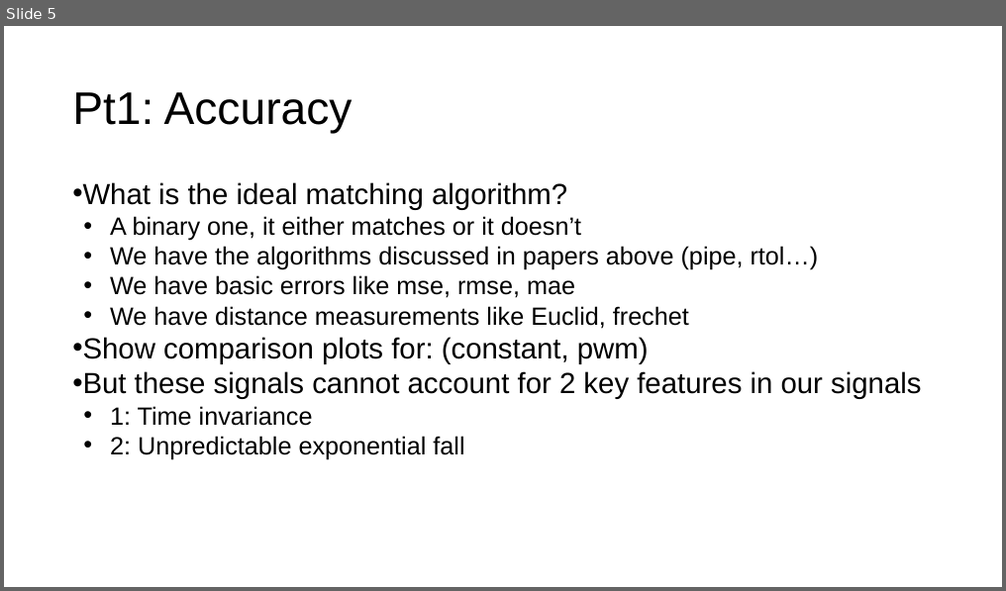
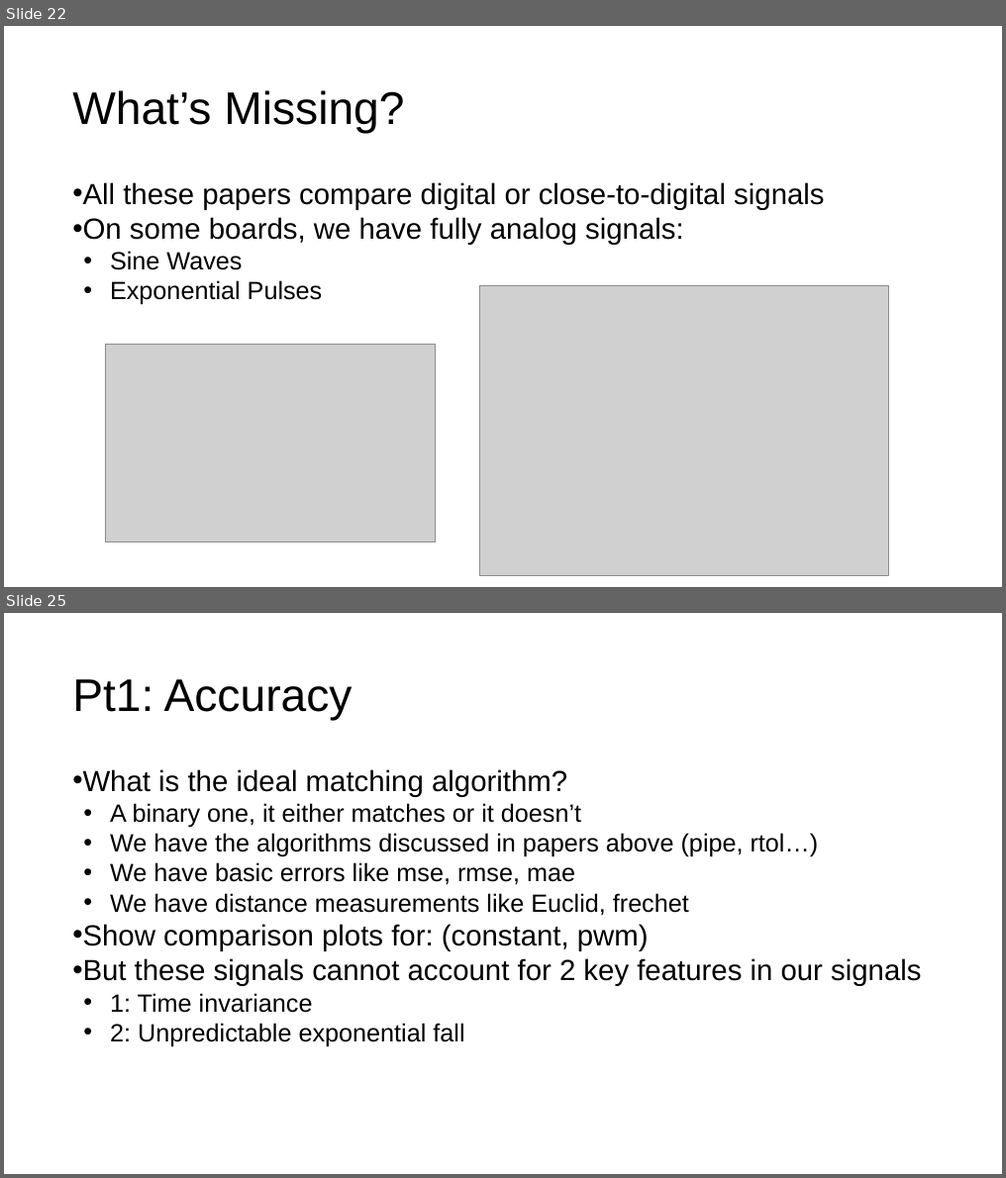
Before and after one commit to GNPower/TestpointDSL, a slide deck: Seminar Presentation/DSL for HIL Testing.pptx. Shown one above the other, each under a label of ours: slide 5 before the commit, slides 22 and 25 after it; the slides between them are not shown. The pictures are 1006x591 and 1006x1178 pixels, drawn with LibreOffice and Linux fonts; fonts in the diff are those of the drawing; grey boxes stand for pictures. Boxes give left, top, right and bottom in pixels: in the first picture for what was removed or moved away, otherwise in the second. Text is boxed around its words. In the diff, an @@ line names an element or a change of style, - is before the commit and + after.

```diff
--- a/Seminar Presentation/DSL for HIL Testing.pptx
+++ b/Seminar Presentation/DSL for HIL Testing.pptx
@@ slide 22 added at box(4, 26, 1002, 587), background #FFFFFF @@
@@ title added at box(72, 90, 404, 134), 44 pt, text #000000 @@
+What’s Missing?
@@ text added at box(72, 182, 824, 305), 28 pt, text #000000 @@
+• All these papers compare digital or close-to-digital signals
+• On some boards, we have fully analog signals:
+  • Sine Waves
+  • Exponential Pulses
@@ picture added at box(480, 285, 889, 576) @@
@@ picture added at box(105, 344, 436, 544) @@
@@ what was slide 5 is now slide 25 @@
```
Also in this commit, not shown: 5 slides changed, 21 other slides added, 18 other files.
